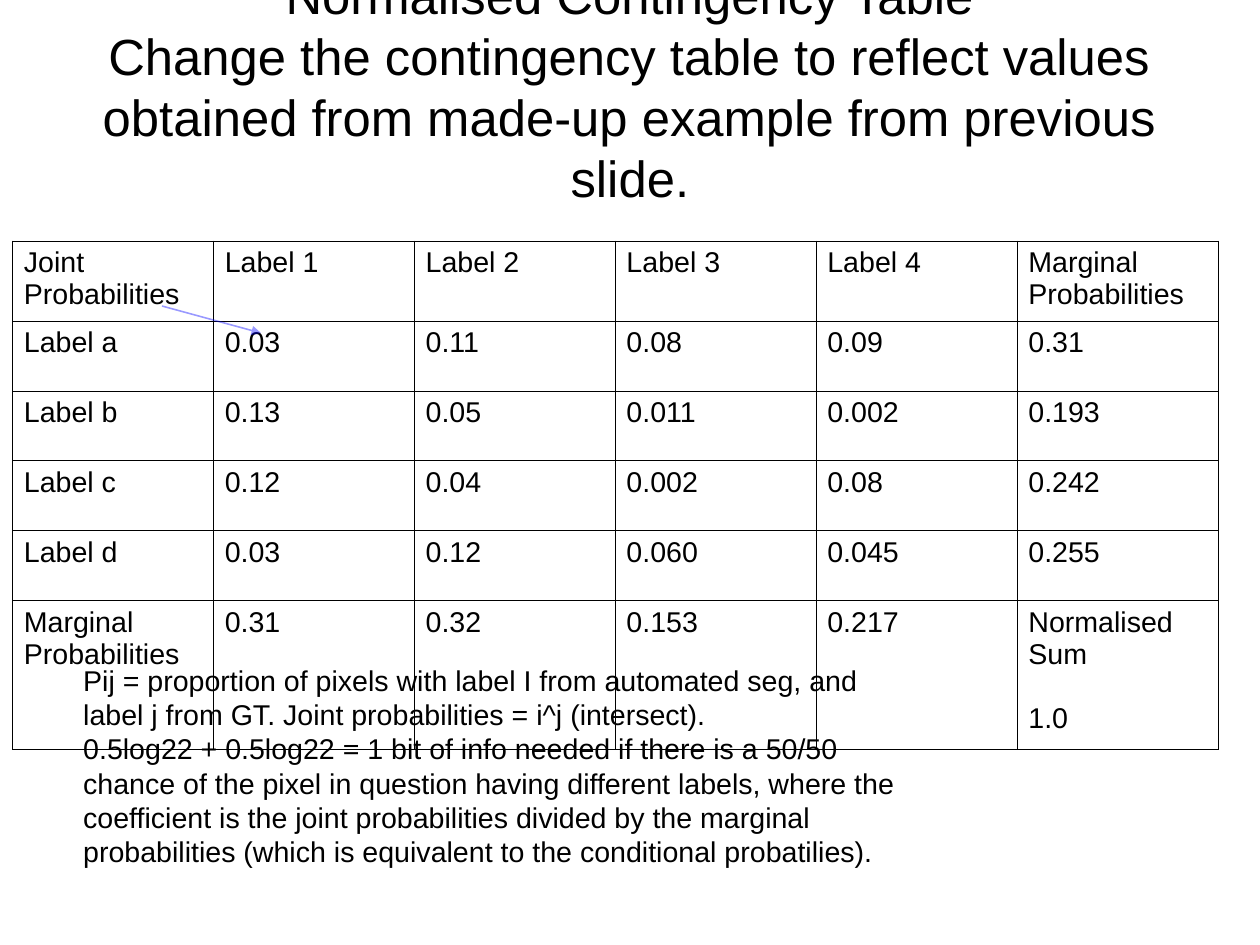
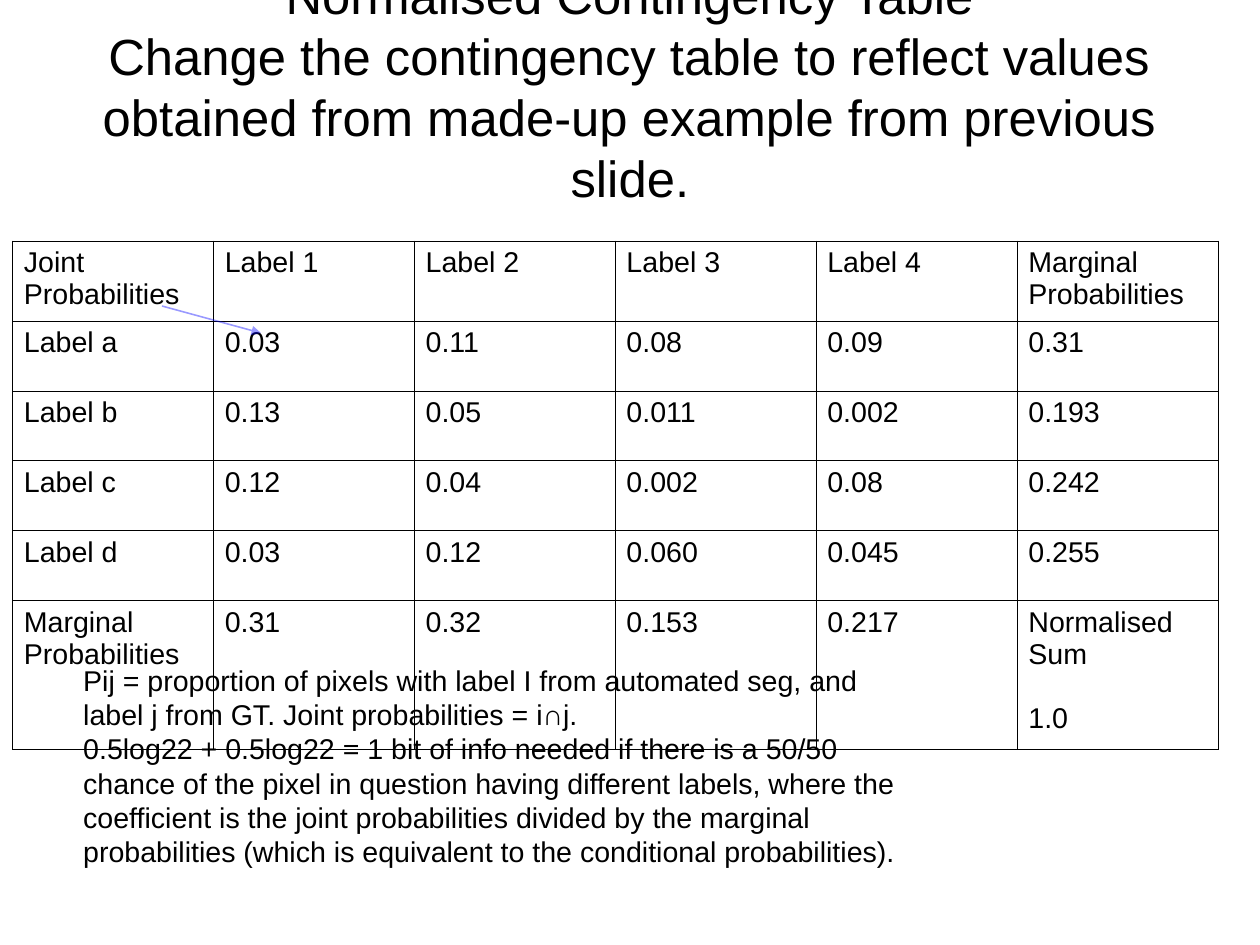
Before and after one commit to JohnnyTeutonic/view_all, a slide deck: slide 11 of Segmentation_Presentation.odp. Drawn at 1260x945 pixels with LibreOffice and Linux fonts; fonts in the diff are those of the drawing. Boxes give left, top, right and bottom in pixels: in the first picture for what was removed or moved away, otherwise in the second. Text is boxed around its words. In the diff, an @@ line names an element or a change of style, - is before the commit and + after.

Commit message:
New changes to presentation

```diff
--- a/Segmentation_Presentation.odp
+++ b/Segmentation_Presentation.odp
@@ text at <box>83,668,894,868</box>: text changed @@
-Pij = proportion of pixels with label I from automated seg, and label j from GT. Joint probabilities = i^j (intersect).
-0.5log22 + 0.5log22 = 1 bit of info needed if there is a 50/50 chance of the pixel in question having different labels, where the coefficient is the joint probabilities divided by the marginal probabilities (which is equivalent to the conditional probatilies).
+Pij = proportion of pixels with label I from automated seg, and label j from GT. Joint probabilities = i∩j.
+0.5log22 + 0.5log22 = 1 bit of info needed if there is a 50/50 chance of the pixel in question having different labels, where the coefficient is the joint probabilities divided by the marginal probabilities (which is equivalent to the conditional probabilities).
```
Also in this commit, not shown: 3 other slides changed, 4 slides added, 3 slides removed, 1 other file.
